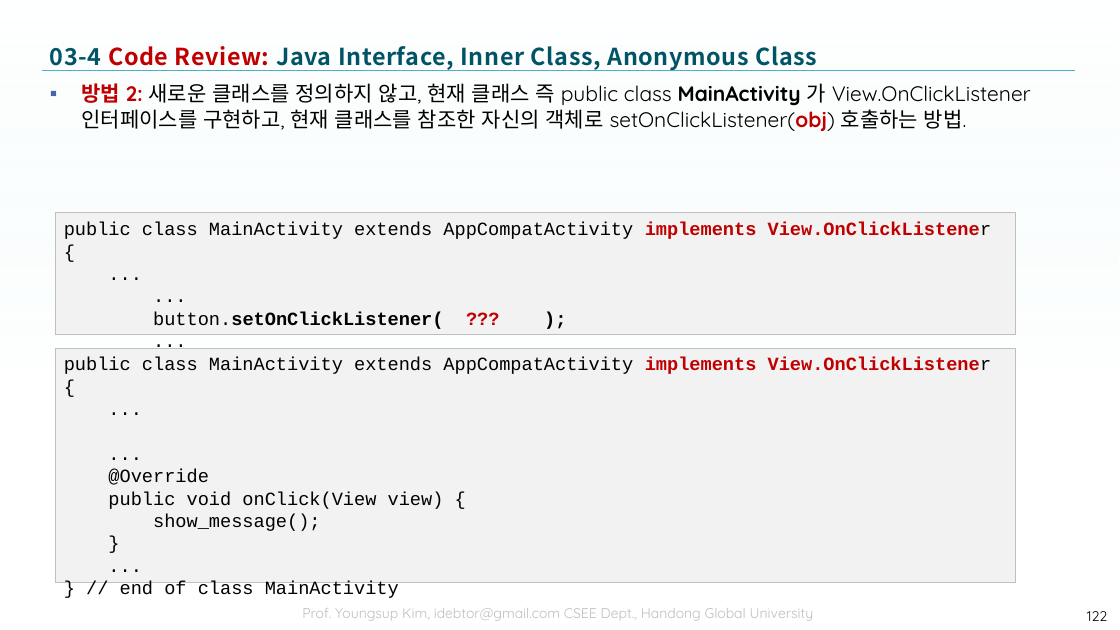
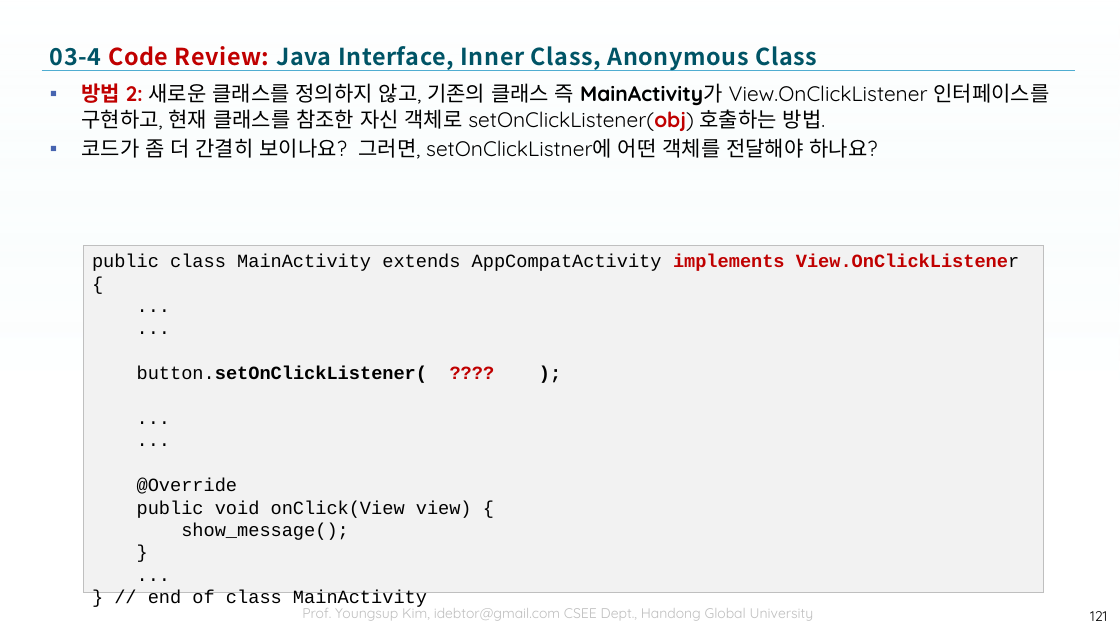
Before and after one commit to tae7841/HuStarAS, a slide deck: slide 121 of ppts/03Widget.pptx (slide 122 before the commit). Drawn at 1120x630 pixels with LibreOffice and Linux fonts; fonts in the diff are those of the drawing; background and template pictures are left out. Boxes give left, top, right and bottom in pixels: in the first picture for what was removed or moved away, otherwise in the second. Text is boxed around its words. In the diff, an @@ line names an element or a change of style, - is before the commit and + after.

```diff
--- a/ppts/03Widget.pptx
+++ b/ppts/03Widget.pptx
@@ text at [81,83,1049,159]: text changed @@
-▪ 방법 2: 새로운 클래스를 정의하지 않고, 현재 클래스 즉 public class MainActivity 가 View.OnClickListener 인터페이스를 구현하고, 현재 클래스를 참조한 자신의 객체로 setOnClickListener(obj) 호출하는 방법.
+▪ 방법 2: 새로운 클래스를 정의하지 않고, 기존의 클래스 즉 MainActivity가 View.OnClickListener 인터페이스를 구현하고, 현재 클래스를 참조한 자신 객체로 setOnClickListener(obj) 호출하는 방법.
+▪ 코드가 좀 더 간결히 보이나요? 그러면, setOnClickListner에 어떤 객체를 전달해야 하나요?
@@ rectangle removed at [55,213,1016,334] @@
-public class MainActivity extends AppCompatActivity implements View.OnClickListener {
-...
-...
-button.setOnClickListener( ??? );
-...
@@ rectangle "public class MainActivity extends AppCompatActivity ...": place and size @@
-rectangle "public class MainActivity extends AppCompatActivity ..." at [55,348,1016,582]
+rectangle "public class MainActivity extends AppCompatActivity ..." at [84,245,1044,593]
@@ text in rectangle at [137,366,427,383]: paragraphs added @@
+...
+...
+button.setOnClickListener( ???? );
@@ page number at [1090,611,1107,621]: text changed @@
-122
+121
```
Also in this commit, not shown: 10 other slides changed, 2 slides removed.
